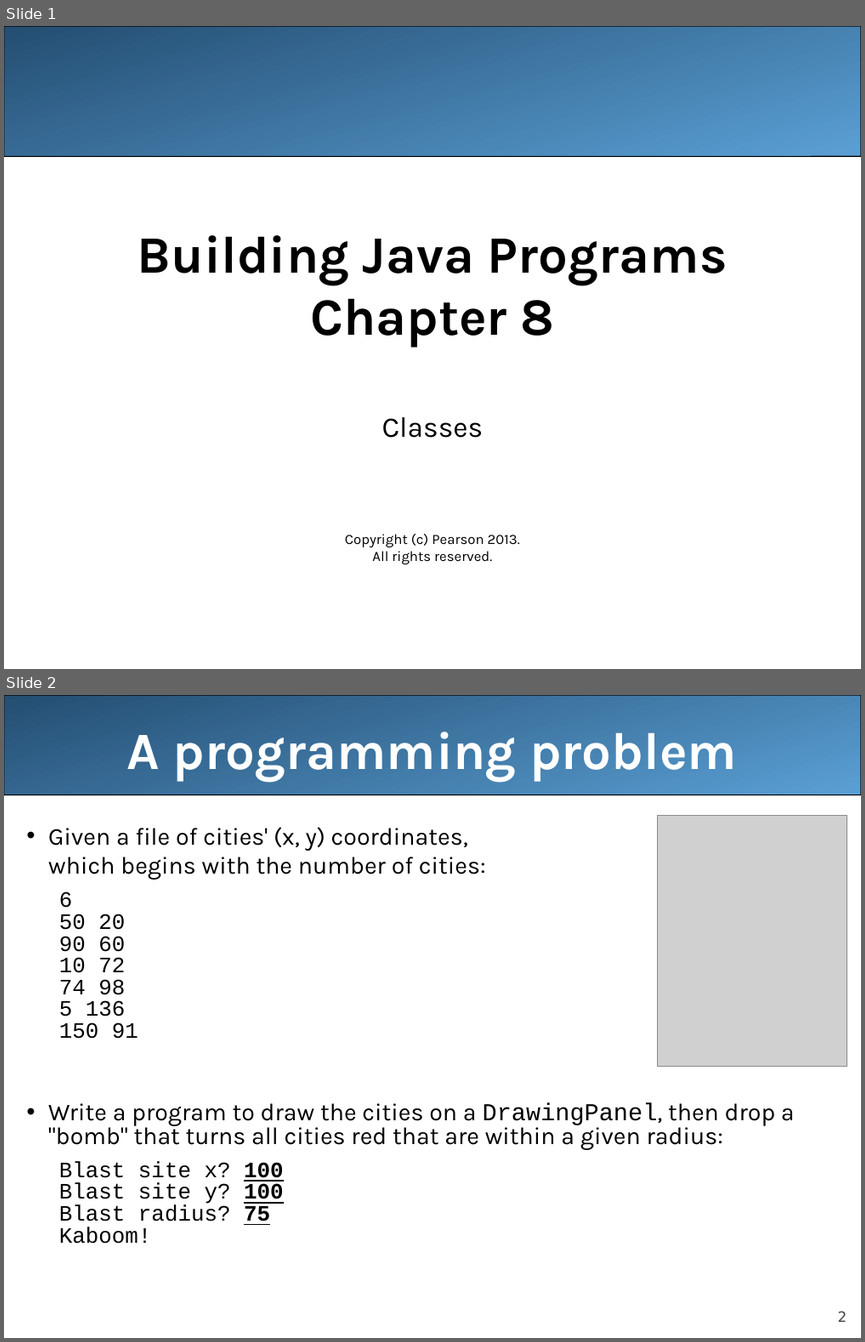
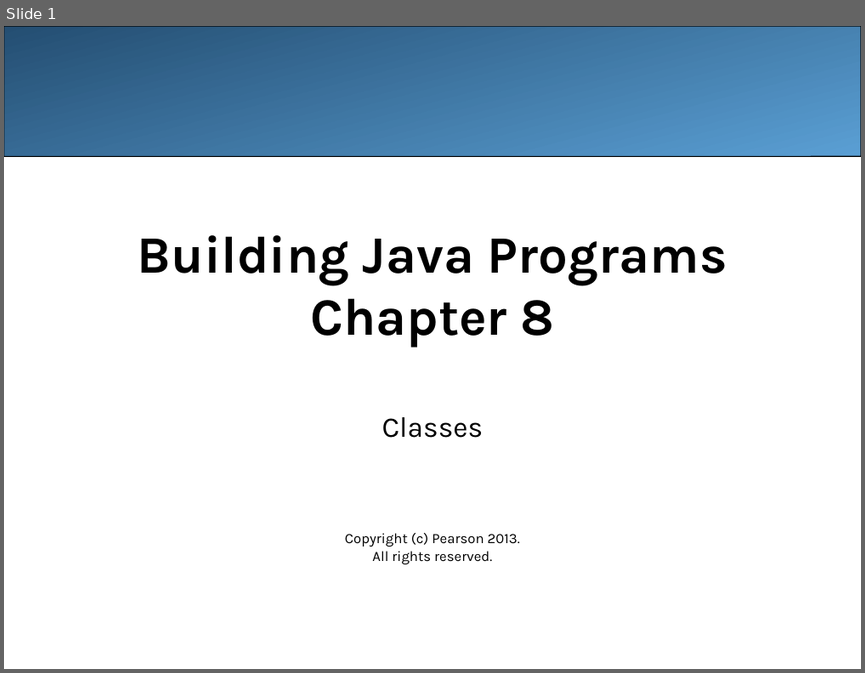
Before and after one commit to sudocrystal/scc-compsci, a slide deck: cs141/slides/ppts/ch08-classes.ppt. Shown one above the other, each under a label of ours: slides 1 and 2 before the commit, slide 1 after it. The pictures are 865x1342 and 865x673 pixels, drawn with LibreOffice and Linux fonts; fonts in the diff are those of the drawing; grey boxes stand for pictures. Boxes give left, top, right and bottom in pixels: in the first picture for what was removed or moved away, otherwise in the second. Text is boxed around its words. In the diff, an @@ line names an element or a change of style, - is before the commit and + after.

```diff
--- a/cs141/slides/ppts/ch08-classes.ppt
+++ b/cs141/slides/ppts/ch08-classes.ppt
@@ slide 2 removed at (x1=4, y1=695, x2=861, y2=1338), background #FFFFFF @@
@@ rounded rectangle removed at (x1=4, y1=695, x2=861, y2=795) @@
@@ title removed at (x1=127, y1=732, x2=737, y2=782) @@
-A programming problem
@@ picture removed at (x1=658, y1=816, x2=847, y2=1066) @@
@@ text removed at (x1=48, y1=827, x2=794, y2=1243) @@
-• Given a file of cities' (x, y) coordinates,
-  which begins with the number of cities:
-  6
-  50 20
-  90 60
-  10 72
-  74 98
-  5 136
-  150 91
-• Write a program to draw the cities on a DrawingPanel, then drop a "bomb" that turns all cities red that are within a given radius:
-  Blast site x? 100
-  Blast site y? 100
-  Blast radius? 75
-  Kaboom!
@@ page number removed at (x1=838, y1=1310, x2=847, y2=1321) @@
-2
```
Also in this commit, not shown: 67 other slides changed, 5 other slides removed, 2 other files.
